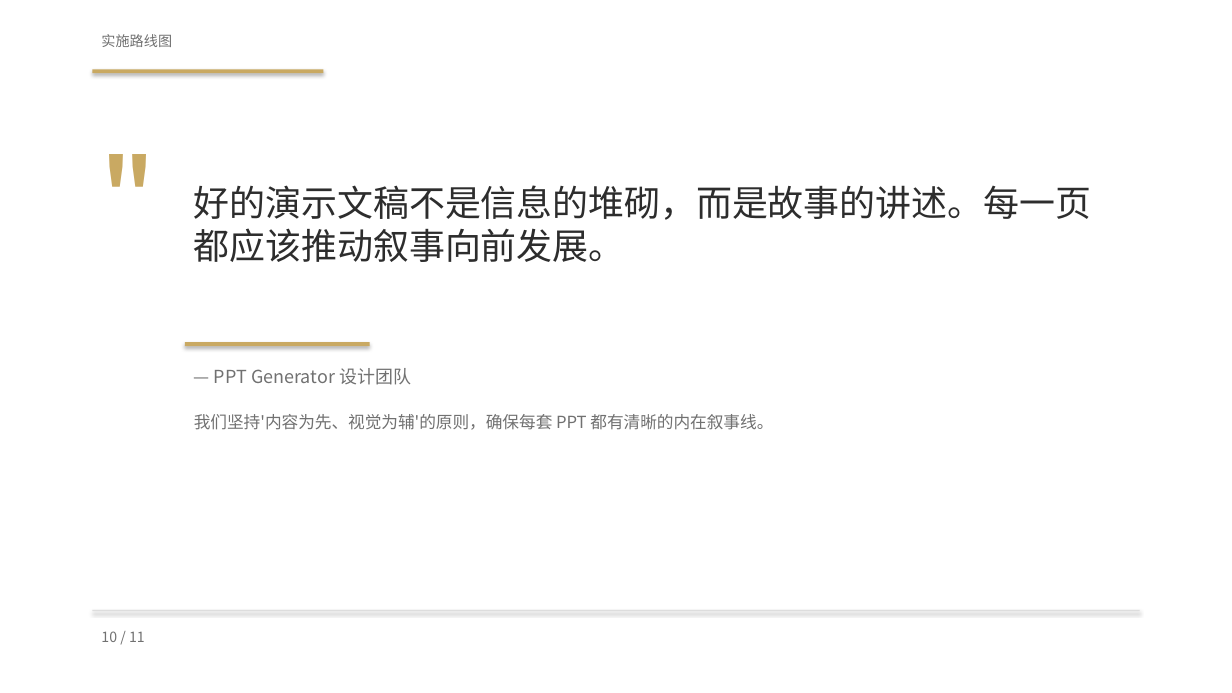
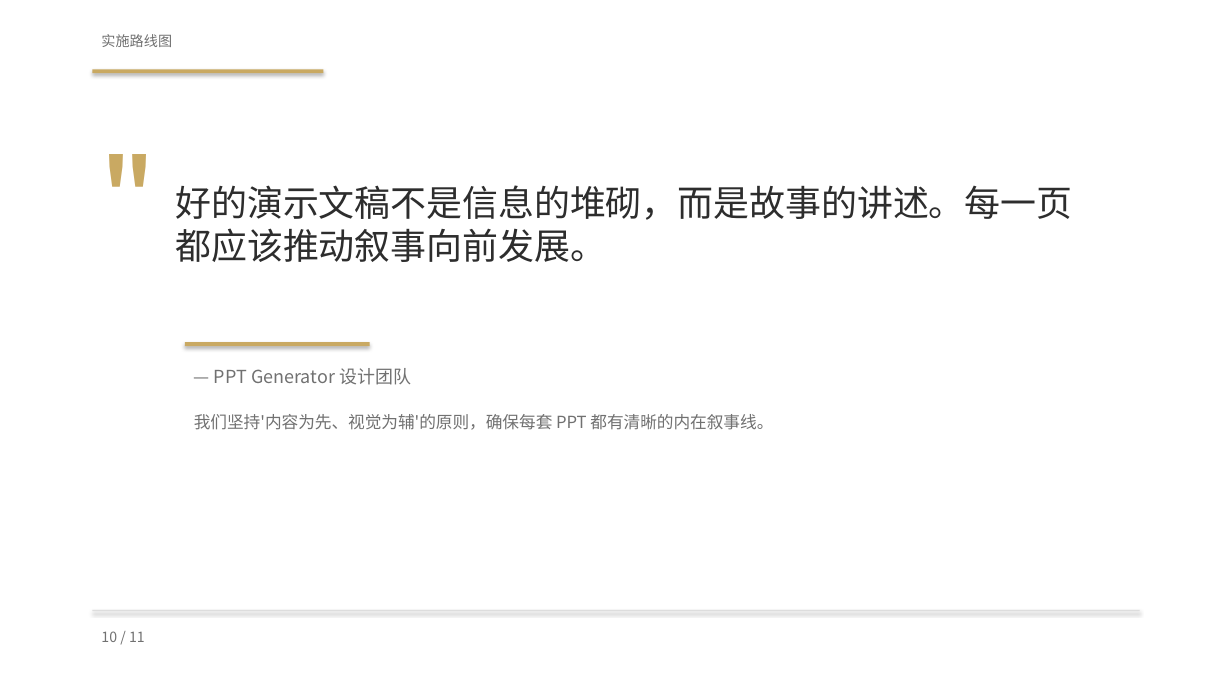
Before and after one commit to SunJenry/PPT_Generator, a slide deck: slide 10 of assets/template.pptx. Drawn at 1232x693 pixels with LibreOffice and Linux fonts; fonts in the diff are those of the drawing. Boxes give left, top, right and bottom in pixels: in the first picture for what was removed or moved away, otherwise in the second. Text is boxed around its words. In the diff, an @@ line names an element or a change of style, - is before the commit and + after.

```diff
--- a/assets/template.pptx
+++ b/assets/template.pptx
@@ text """ rewrapped from (92, 129, 231, 222) to (92, 129, 166, 222) @@
@@ text "好的演示文稿不是信息的堆砌，而是故事的讲述。每一页都应该推动叙事向前发展。": place and size @@
-text "好的演示文稿不是信息的堆砌，而是故事的讲述。每一页都应该推动叙事向前发展。" at (194, 185, 1091, 262)
+text "好的演示文稿不是信息的堆砌，而是故事的讲述。每一页都应该推动叙事向前发展。" at (175, 185, 1072, 262)
```
Also in this commit, not shown: 6 other slides changed, 11 other files.
